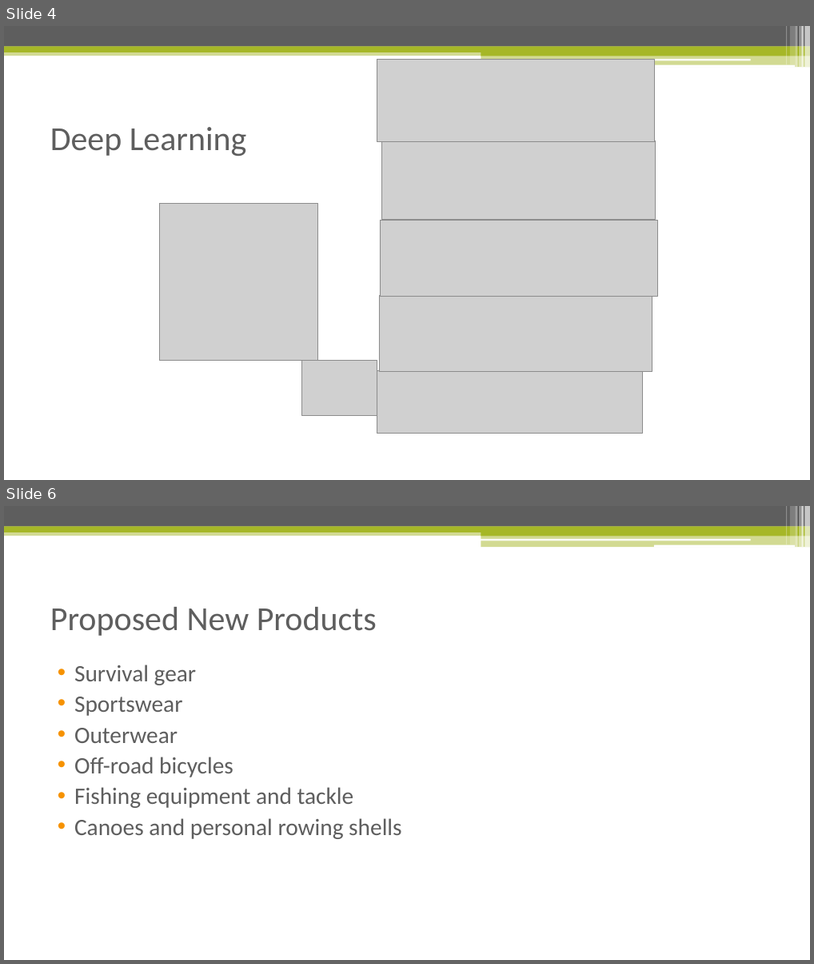
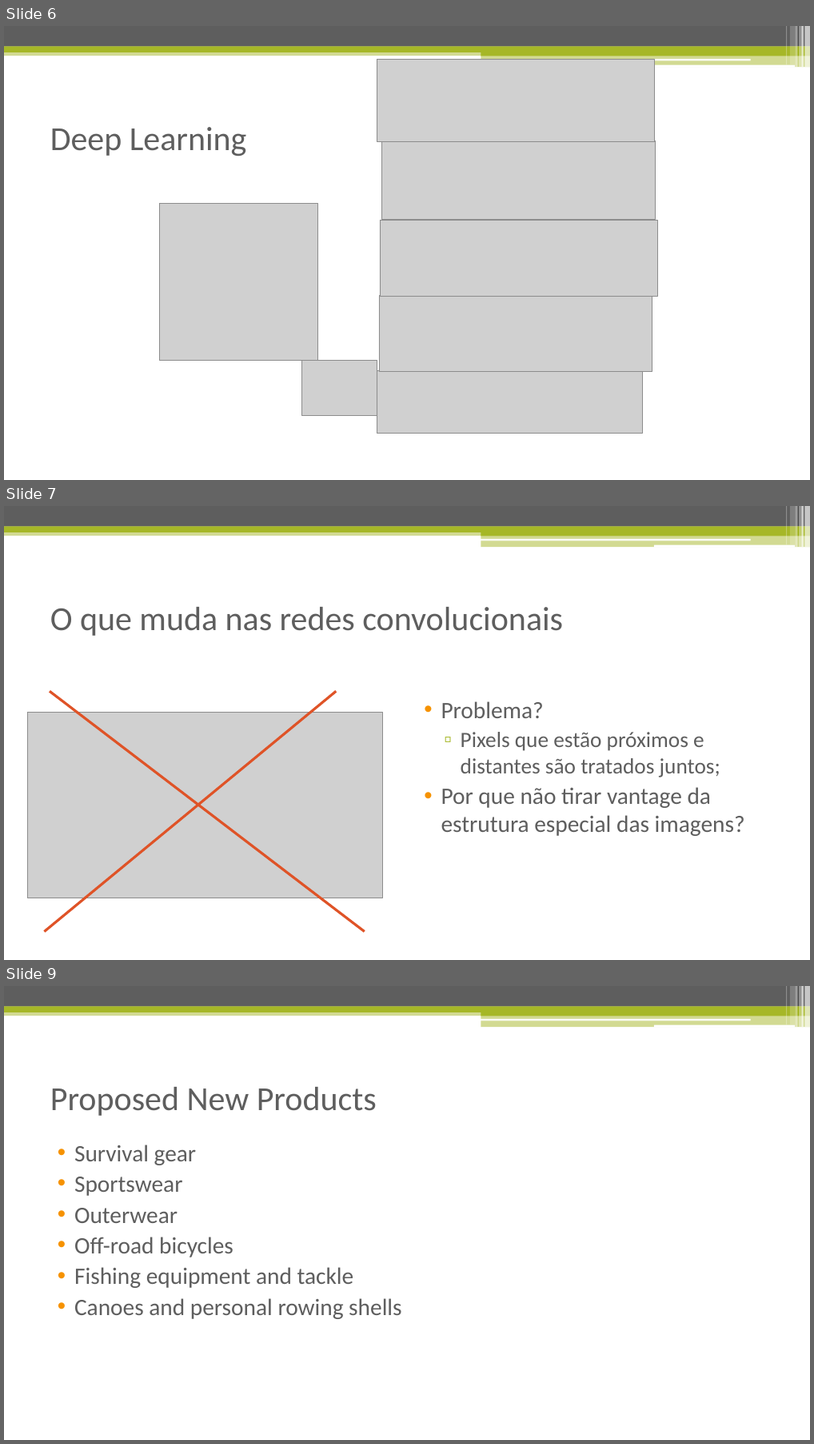
Before and after one commit to isacra/isacradoctoralstuffs, a slide deck: Apresentacoes/Redes Neurais Convolucionais.pptx. Shown one above the other, each under a label of ours: slides 4 and 6 before the commit, slides 6, 7 and 9 after it; the slides between them are not shown. The pictures are 814x964 and 814x1444 pixels, drawn with LibreOffice and Linux fonts; fonts in the diff are those of the drawing; grey boxes stand for pictures. Boxes give left, top, right and bottom in pixels: in the first picture for what was removed or moved away, otherwise in the second. Text is boxed around its words. In the diff, an @@ line names an element or a change of style, - is before the commit and + after.

```diff
--- a/Apresentacoes/Redes Neurais Convolucionais.pptx
+++ b/Apresentacoes/Redes Neurais Convolucionais.pptx
@@ slide 7 added at (4,506,810,960), background #FFFFFF; not listed: 13 template elements that a slide beside it also shows @@
@@ title added at (50,607,563,636), 40 pt, text #5E5E5E @@
+O que muda nas redes convolucionais
@@ line added from (45, 932) to (336, 691), #DF5327 3 pt @@
@@ line added from (50, 691) to (365, 932), #DF5327 3 pt @@
@@ picture added at (27,712,383,898) @@
@@ text added at (442,701,746,836), 28 pt, text #5E5E5E @@
+• Problema?
+  ▫ Pixels que estão próximos e distantes são tratados juntos;
+• Por que não tirar vantage da estrutura especial das imagens?
@@ what was slide 4 is now slide 6 @@
@@ what was slide 6 is now slide 9 @@
```
Also in this commit, not shown: 2 slides changed, 2 other slides added, 7 other files.
